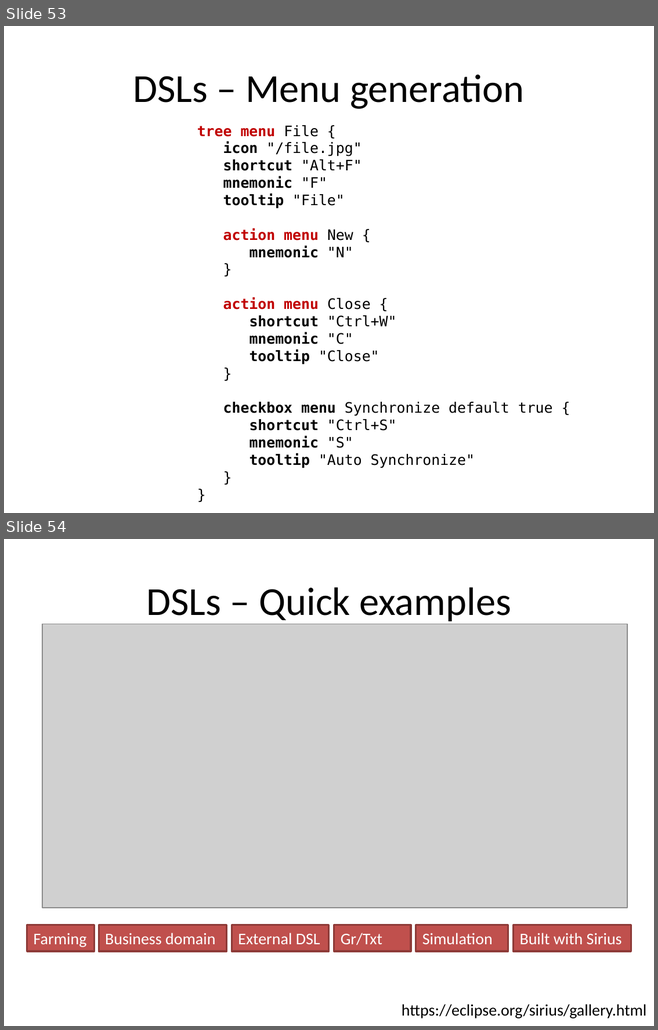
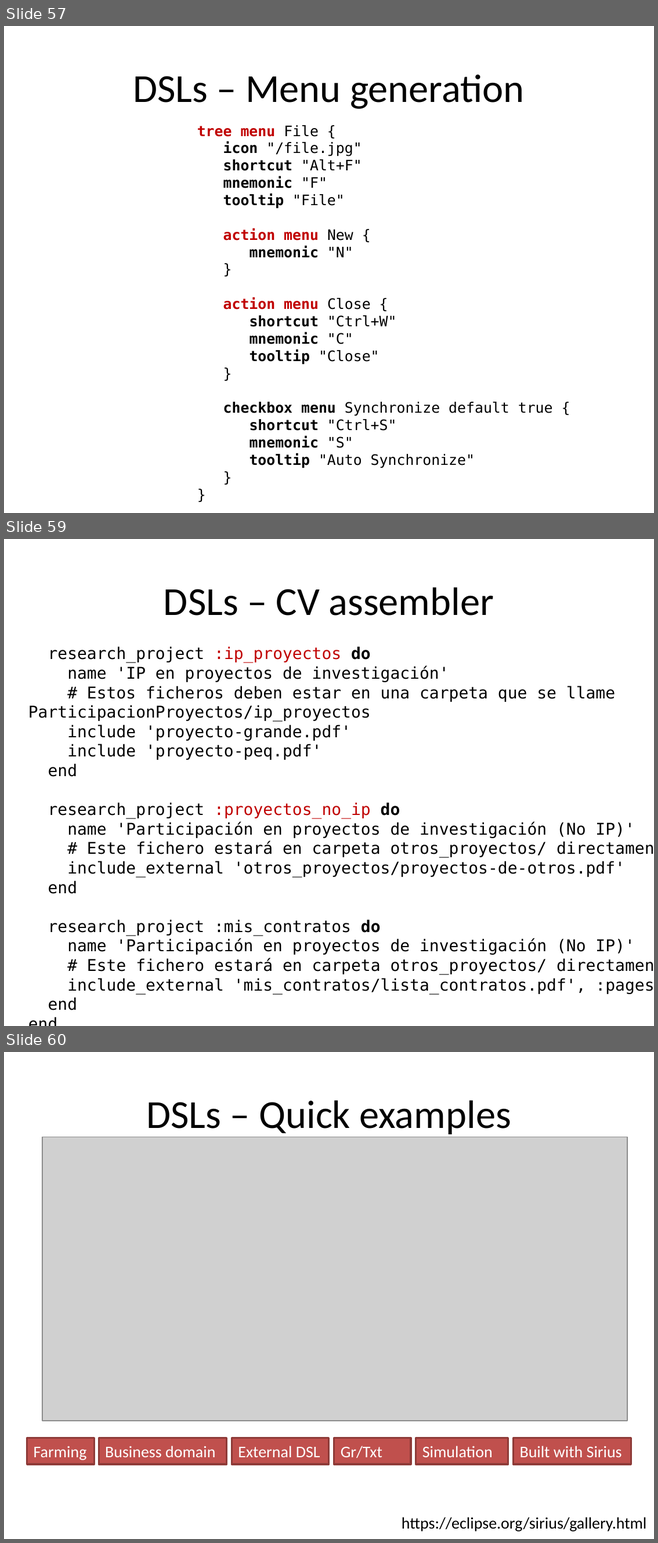
Before and after one commit to jesusc/talk-dsls-basic, a slide deck: presentation-dsls-by-example.pptx. Shown one above the other, each under a label of ours: slides 53 and 54 before the commit, slides 57, 59 and 60 after it; the slides between them are not shown. The pictures are 658x1030 and 658x1543 pixels, drawn with LibreOffice and Linux fonts; fonts in the diff are those of the drawing; grey boxes stand for pictures. Boxes give left, top, right and bottom in pixels: in the first picture for what was removed or moved away, otherwise in the second. Text is boxed around its words. In the diff, an @@ line names an element or a change of style, - is before the commit and + after.

```diff
--- a/presentation-dsls-by-example.pptx
+++ b/presentation-dsls-by-example.pptx
@@ slide 59 added at bbox=[4, 539, 654, 1026], background #FFFFFF @@
@@ title added at bbox=[164, 587, 494, 616], 44 pt, text #000000 @@
+DSLs – CV assembler
@@ text added at bbox=[28, 646, 654, 1011], 18 pt, text #000000 @@
+research_project :ip_proyectos do
+name 'IP en proyectos de investigación'
+# Estos ficheros deben estar en una carpeta que se llame ParticipacionProyectos/ip_proyectos
+include 'proyecto-grande.pdf'
+include 'proyecto-peq.pdf'
+end
+research_project :proyectos_no_ip do
+name 'Participación en proyectos de investigación (No IP)'
+# Este fichero estará en carpeta otros_proyectos/ directamente
+include_external 'otros_proyectos/proyectos-de-otros.pdf'
+end
+research_project :mis_contratos do
+name 'Participación en proyectos de investigación (No IP)'
+# Este fichero estará en carpeta otros_proyectos/ directamente
+include_external 'mis_contratos/lista_contratos.pdf', :pages => [1, 3]
+end
+end
@@ what was slide 53 is now slide 57 @@
@@ what was slide 54 is now slide 60 @@
```
Also in this commit, not shown: 6 slides changed, 6 other slides added, 1 slide removed, 4 other files.
